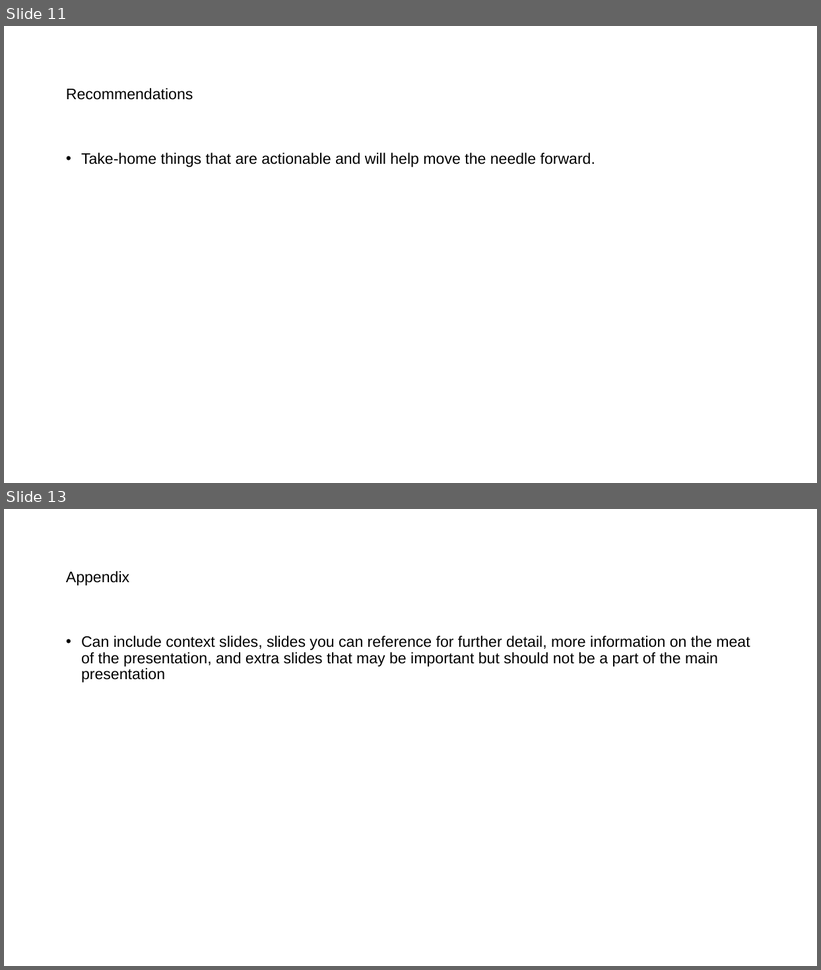
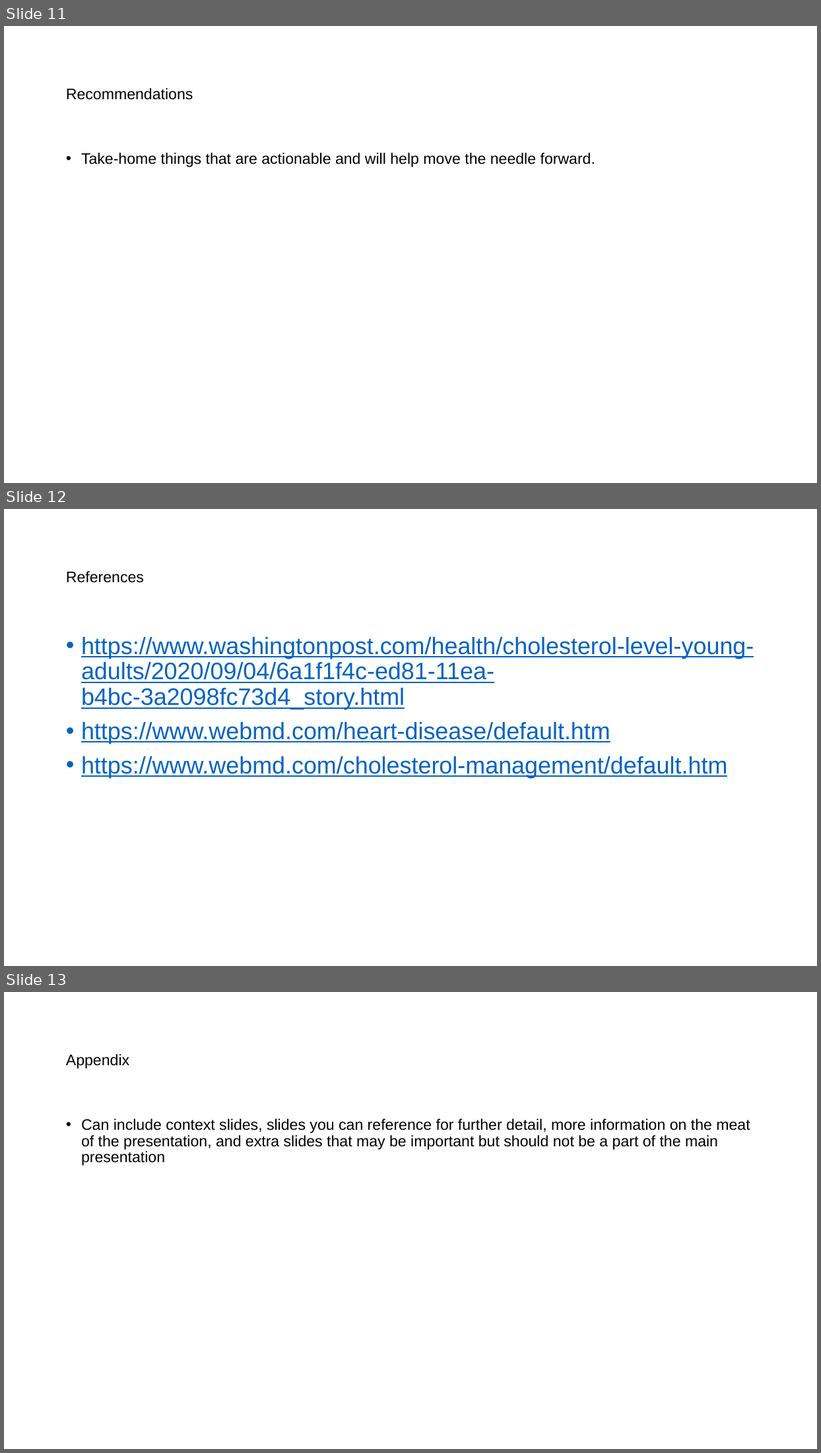
Before and after one commit to mathisme/ThinkfulDSFinalCapstone, a slide deck: Presentation.pptx. Shown one above the other, each under a label of ours: slides 11 and 13 before the commit, slides 11, 12 and 13 after it; the slides between them are not shown. The pictures are 821x970 and 821x1453 pixels, drawn with LibreOffice and Linux fonts; fonts in the diff are those of the drawing. Boxes give left, top, right and bottom in pixels: in the first picture for what was removed or moved away, otherwise in the second. Text is boxed around its words. In the diff, an @@ line names an element or a change of style, - is before the commit and + after.

```diff
--- a/Presentation.pptx
+++ b/Presentation.pptx
@@ slide 12 added at [4, 509, 817, 966], background #FFFFFF @@
@@ title added at [66, 571, 144, 583], 18 pt, text #000000 @@
+References
@@ text added at [81, 637, 754, 778], 28 pt, text #0563C1, underline @@
+• https://www.washingtonpost.com/health/cholesterol-level-young-adults/2020/09/04/6a1f1f4c-ed81-11ea-b4bc-3a2098fc73d4_story.html
+• https://www.webmd.com/heart-disease/default.htm
+• https://www.webmd.com/cholesterol-management/default.htm
```
Also in this commit, not shown: 1 slide changed, 1 other slide added, 2 slides removed, 1 other file.
